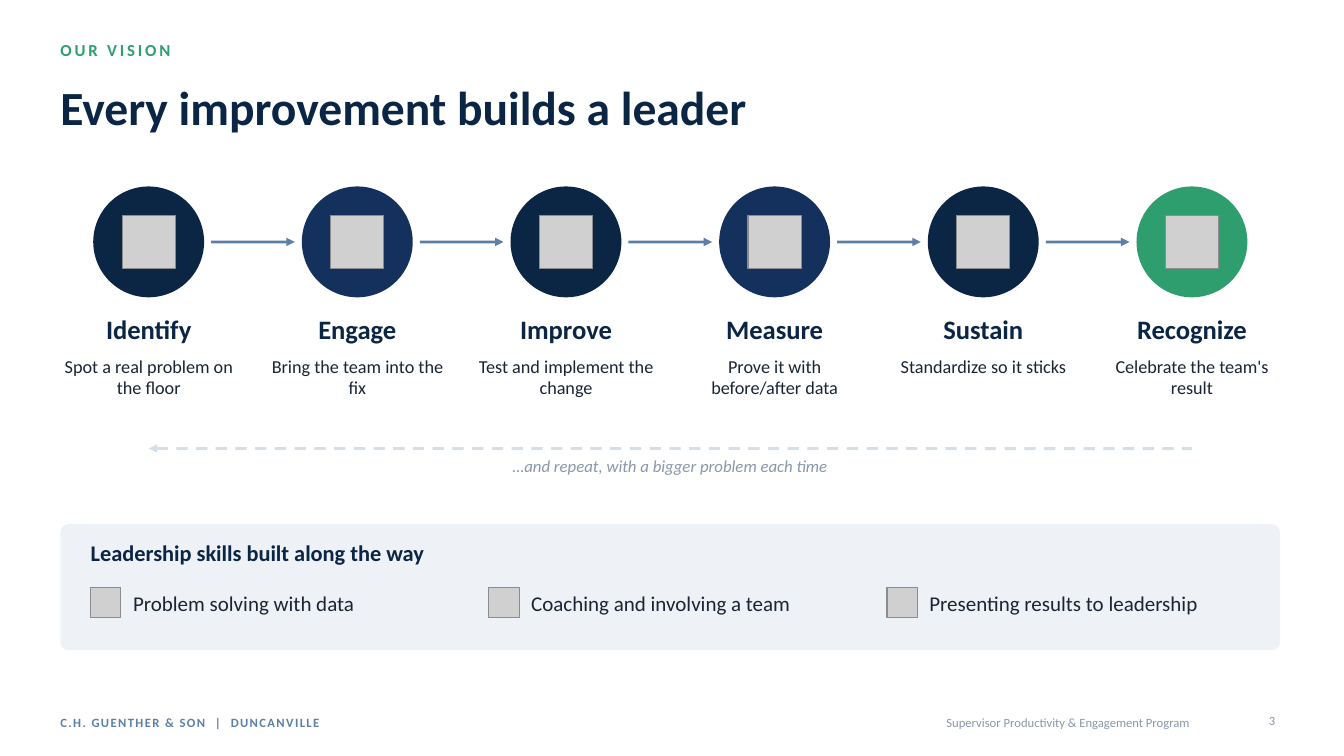
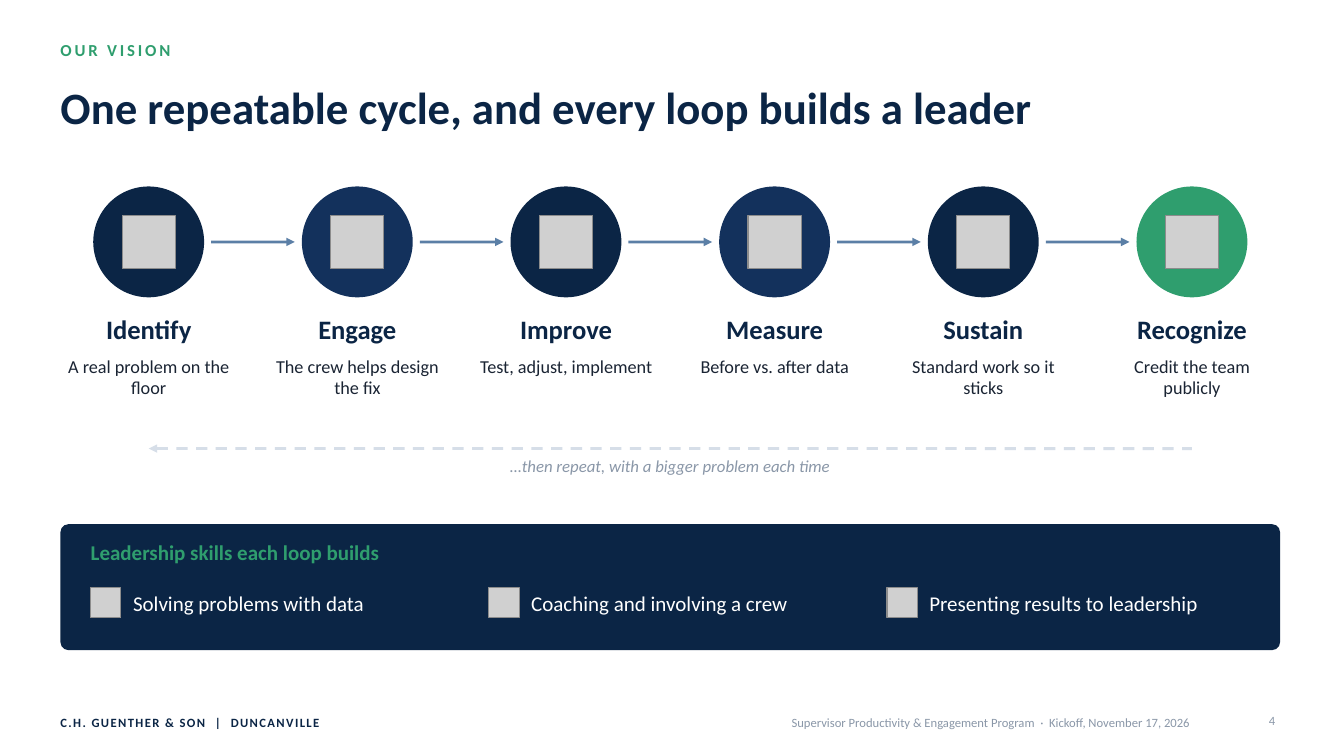
Before and after one commit to mabendeh/QMS_System1, a slide deck: slide 4 of presentations/CHG_Duncanville_Supervisor_Program/CHG_Duncanville_Supervisor_Productivity_Program_Kickoff.pptx (slide 3 before the commit). Drawn at 1344x756 pixels with LibreOffice and Linux fonts; fonts in the diff are those of the drawing; grey boxes stand for pictures. Boxes give left, top, right and bottom in pixels: in the first picture for what was removed or moved away, otherwise in the second. Text is boxed around its words. In the diff, an @@ line names an element or a change of style, - is before the commit and + after.

```diff
--- a/presentations/CHG_Duncanville_Supervisor_Program/CHG_Duncanville_Supervisor_Productivity_Program_Kickoff.pptx
+++ b/presentations/CHG_Duncanville_Supervisor_Program/CHG_Duncanville_Supervisor_Productivity_Program_Kickoff.pptx
@@ title at box(60, 92, 1031, 131): text changed; size 34 to 32 pt @@
-Every improvement builds a leader
+One repeatable cycle, and every loop builds a leader
@@ text at box(68, 360, 230, 394): text changed @@
-Spot a real problem on the floor
+A real problem on the floor
@@ text at box(276, 360, 439, 394): text changed @@
-Bring the team into the fix
+The crew helps design the fix
@@ text at box(480, 360, 652, 376): text changed @@
-Test and implement the change
+Test, adjust, implement
@@ text at box(701, 360, 849, 373): text changed @@
-Prove it with before/after data
+Before vs. after data
@@ text at box(912, 360, 1054, 394): text changed @@
-Standardize so it sticks
+Standard work so it sticks
@@ text at box(1134, 360, 1250, 397): text changed @@
-Celebrate the team's result
+Credit the team publicly
@@ text at box(510, 460, 830, 475): text changed @@
-…and repeat, with a bigger problem each time
+…then repeat, with a bigger problem each time
@@ rounded rectangle at box(60, 524, 1280, 650): fill #EEF2F6 to #0B2545 @@
@@ text at box(91, 545, 379, 563): text changed; size 16 to 15 pt; text colour #0B2545 to #2F9E6E @@
-Leadership skills built along the way
+Leadership skills each loop builds
@@ text at box(133, 596, 364, 615): text changed; text colour #1A2433 to #FFFFFF @@
-Problem solving with data
+Solving problems with data
@@ text at box(531, 596, 787, 615): text changed; text colour #1A2433 to #FFFFFF @@
-Coaching and involving a team
+Coaching and involving a crew
@@ text "Presenting results to leadership" at box(929, 596, 1198, 615): text colour #1A2433 to #FFFFFF @@
@@ text "C.H. GUENTHER & SON | ..." at box(60, 718, 320, 727): text colour #5B7FA6 to #0B2545 @@
@@ text at box(792, 718, 1190, 729): text changed @@
-Supervisor Productivity & Engagement Program
+Supervisor Productivity & Engagement Program · Kickoff, November 17, 2026
@@ page number at box(1269, 717, 1275, 725): text changed @@
-3
+4
```
Also in this commit, not shown: 14 other slides changed, 9 slides added, 6 slides removed, 3 other files.
